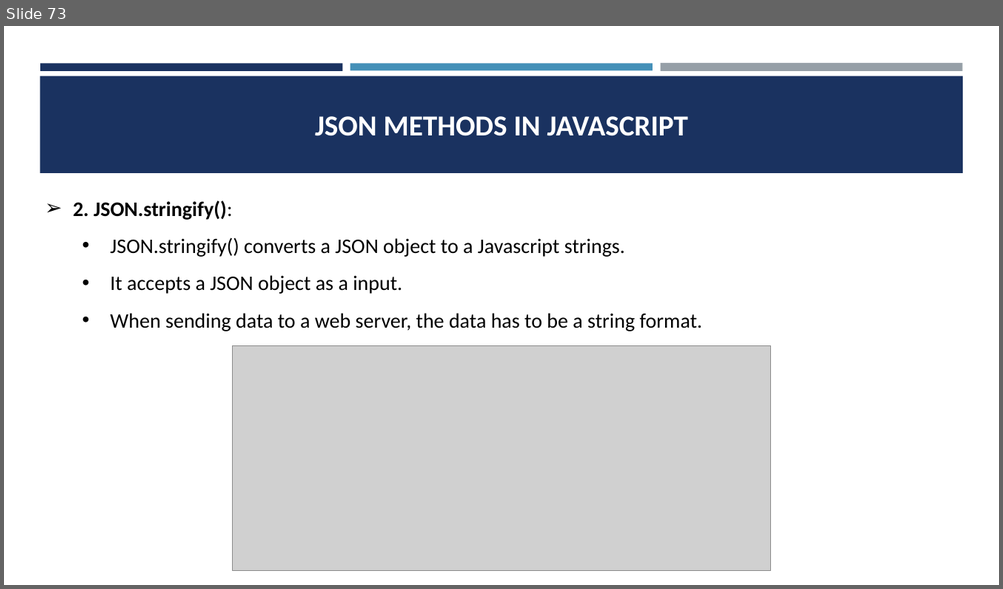
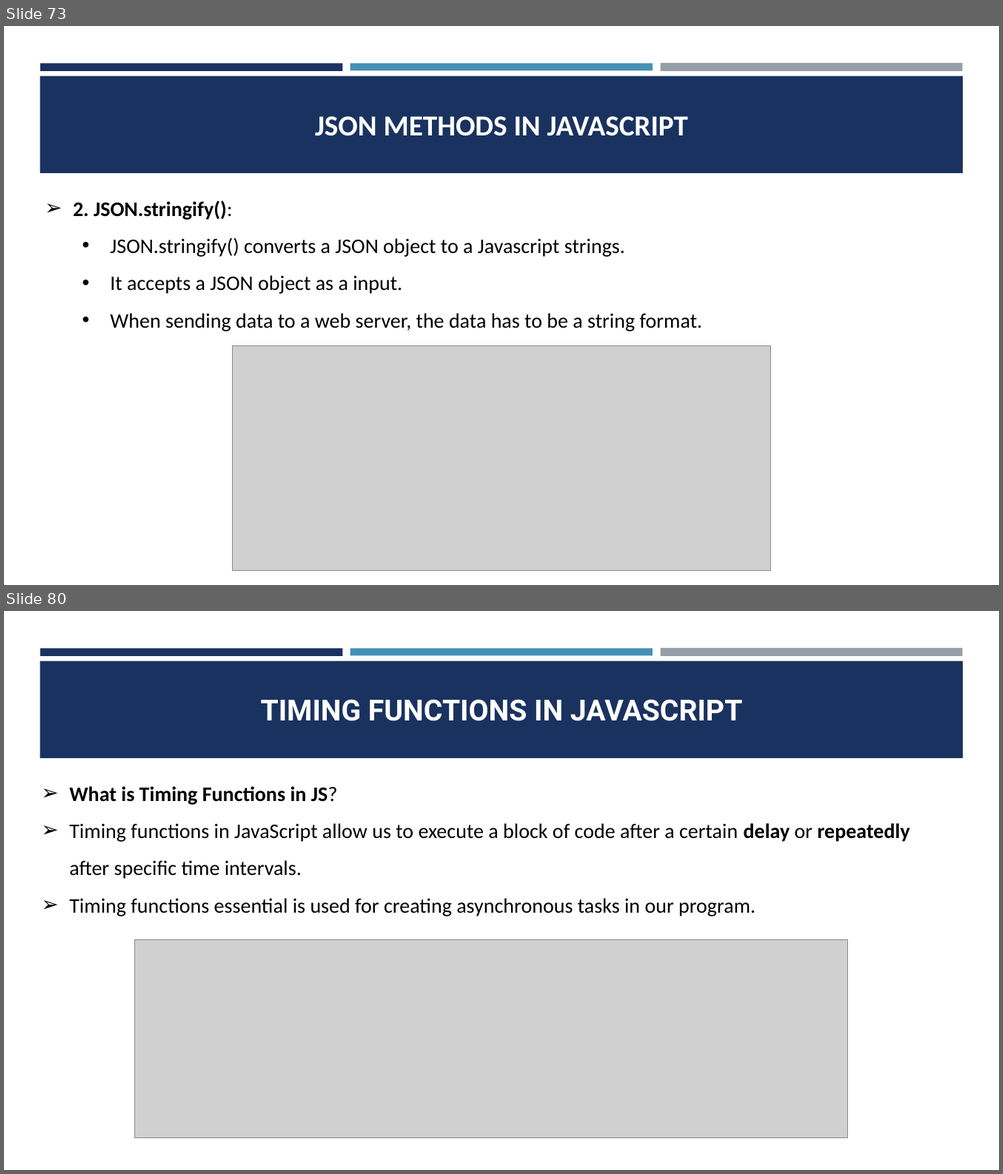
Before and after one commit to CodeCrafterRohit/PEC-Training, a slide deck: JAVASCRIPT/JAVASCRIPT PPT.pptx. Shown one above the other, each under a label of ours: slide 73 before the commit, slides 73 and 80 after it; the slides between them are not shown. The pictures are 1003x589 and 1003x1174 pixels, drawn with LibreOffice and Linux fonts; fonts in the diff are those of the drawing; grey boxes stand for pictures. Boxes give left, top, right and bottom in pixels: in the first picture for what was removed or moved away, otherwise in the second. Text is boxed around its words. In the diff, an @@ line names an element or a change of style, - is before the commit and + after.

```diff
--- a/JAVASCRIPT/JAVASCRIPT PPT.pptx
+++ b/JAVASCRIPT/JAVASCRIPT PPT.pptx
@@ slide 80 added at [4,611,999,1170], background #FFFFFF; not listed: 4 template elements that a slide beside it also shows @@
@@ title added at [261,699,743,721], 28 pt, text #FFFFFF, bold @@
+TIMING FUNCTIONS IN JAVASCRIPT
@@ text added at [69,786,910,917], 20 pt, text #000000 @@
+➢ What is Timing Functions in JS?
+➢ Timing functions in JavaScript allow us to execute a block of code after a certain delay or repeatedly after specific time intervals.
+➢ Timing functions essential is used for creating asynchronous tasks in our program.
@@ picture added at [135,940,848,1139] @@
```
Also in this commit, not shown: 18 other slides added, 18 other files.
